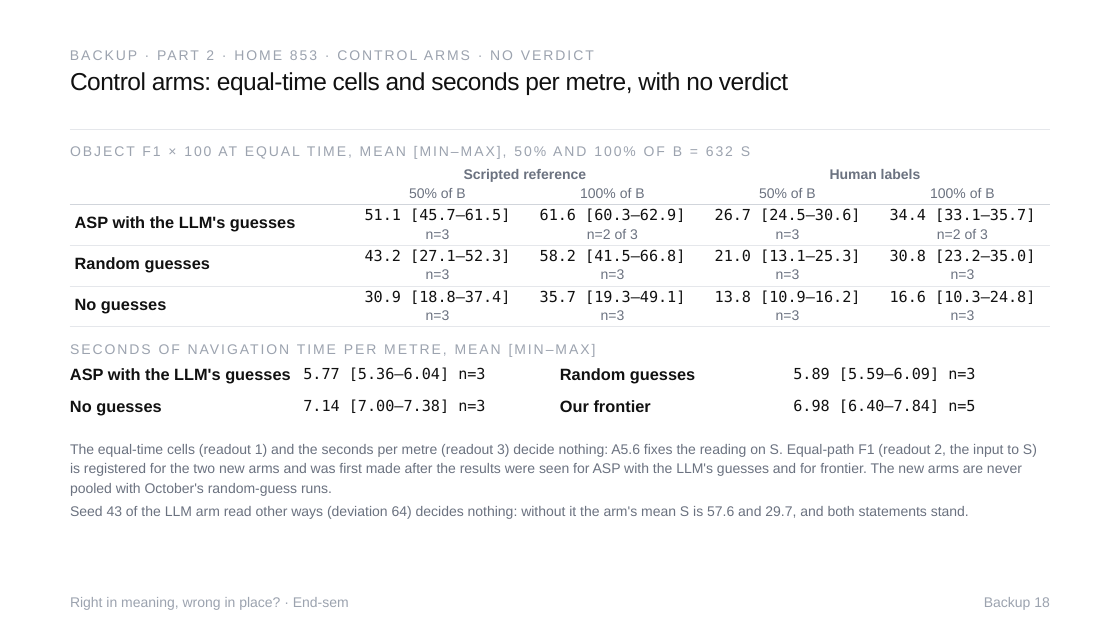
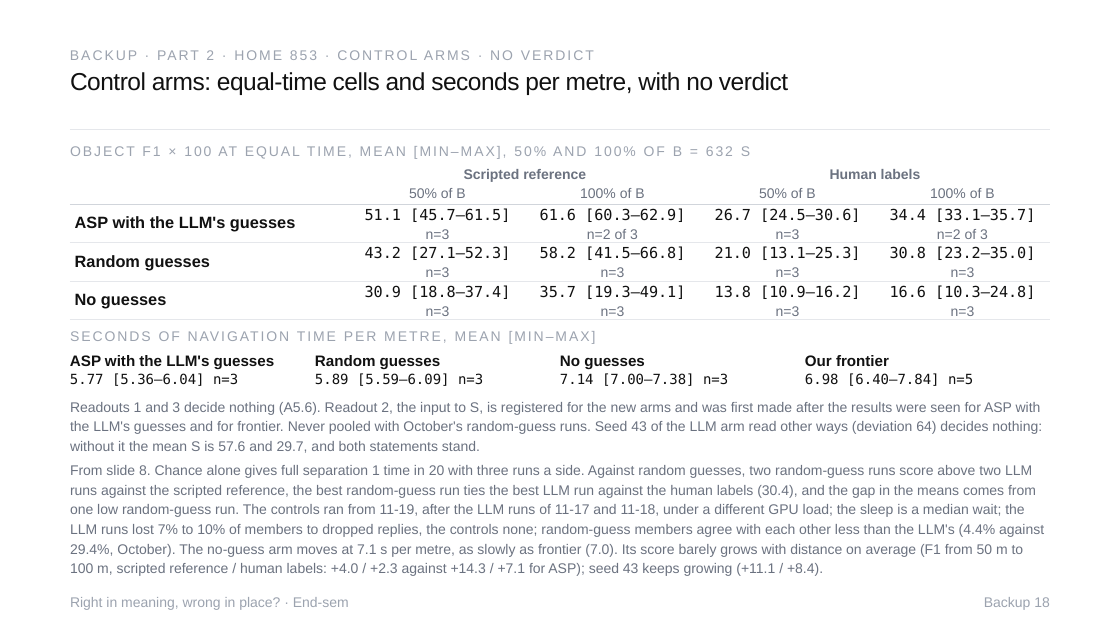
Before and after one commit to Sher110106/validity-aware-active-semantic-exploration, a slide deck: slide 38 of docs/endsem_2026-11/ASP_Endsem.pptx. Drawn at 1120x630 pixels with LibreOffice and Linux fonts; fonts in the diff are those of the drawing. Boxes give left, top, right and bottom in pixels: in the first picture for what was removed or moved away, otherwise in the second. Text is boxed around its words. In the diff, an @@ line names an element or a change of style, - is before the commit and + after.

```diff
--- a/docs/endsem_2026-11/ASP_Endsem.pptx
+++ b/docs/endsem_2026-11/ASP_Endsem.pptx
@@ 9 texts, 2 lines: place and size @@
-9 texts, 2 lines at box(70, 286, 1050, 327)
+9 texts, 2 lines at box(70, 281, 1050, 320)
@@ text "SECONDS OF NAVIGATION TIME PER ...": place and size @@
-text "SECONDS OF NAVIGATION TIME PER ..." at box(70, 341, 1050, 361)
+text "SECONDS OF NAVIGATION TIME PER ..." at box(70, 328, 1050, 348)
@@ text "ASP with the LLM's guesses": place and size @@
-text "ASP with the LLM's guesses" at box(70, 368, 290, 384)
+text "ASP with the LLM's guesses" at box(70, 355, 275, 369)
@@ text "Random guesses": place and size @@
-text "Random guesses" at box(560, 368, 695, 384)
+text "Random guesses" at box(315, 355, 441, 369)
@@ text "No guesses": place and size @@
-text "No guesses" at box(70, 400, 161, 416)
+text "No guesses" at box(560, 355, 645, 370)
@@ size 14 to 13 pt; line spacing 16.8pt to 15.6pt in 4 elements at box(70, 355, 275, 369), box(315, 355, 441, 369), box(560, 355, 645, 370), box(805, 355, 889, 366) @@
@@ text "Our frontier": place and size @@
-text "Our frontier" at box(560, 400, 651, 412)
+text "Our frontier" at box(805, 355, 889, 366)
@@ text "5.77 [5.36–6.04] n=3": place and size @@
-text "5.77 [5.36–6.04] n=3" at box(303, 367, 485, 381)
+text "5.77 [5.36–6.04] n=3" at box(70, 373, 238, 386)
@@ text "5.89 [5.59–6.09] n=3": place and size @@
-text "5.89 [5.59–6.09] n=3" at box(793, 367, 975, 381)
+text "5.89 [5.59–6.09] n=3" at box(315, 373, 483, 386)
@@ size 13 to 12 pt; line spacing 15.6pt to 14.4pt in 4 elements at box(805, 373, 973, 386), box(70, 373, 238, 386), box(315, 373, 483, 386), box(560, 373, 728, 386) @@
@@ text "7.14 [7.00–7.38] n=3": place and size @@
-text "7.14 [7.00–7.38] n=3" at box(303, 399, 485, 413)
+text "7.14 [7.00–7.38] n=3" at box(560, 373, 728, 386)
@@ text "6.98 [6.40–7.84] n=5": place and size @@
-text "6.98 [6.40–7.84] n=5" at box(793, 399, 975, 413)
+text "6.98 [6.40–7.84] n=5" at box(805, 373, 973, 386)
@@ text at box(70, 402, 1042, 453): text changed @@
-The equal-time cells (readout 1) and the seconds per metre (readout 3) decide nothing: A5.6 fixes the reading on S. Equal-path F1 (readout 2, the input to S) is registered for the two new arms and was first made after the results were seen for ASP with the LLM's guesses and for frontier. The new arms are never pooled with October's random-guess runs.
+Readouts 1 and 3 decide nothing (A5.6). Readout 2, the input to S, is registered for the new arms and was first made after the results were seen for ASP with the LLM's guesses and for frontier. Never pooled with October's random-guess runs. Seed 43 of the LLM arm read other ways (deviation 64) decides nothing: without it the mean S is 57.6 and 29.7, and both statements stand.
@@ text at box(70, 465, 1044, 576): text changed @@
-Seed 43 of the LLM arm read other ways (deviation 64) decides nothing: without it the arm's mean S is 57.6 and 29.7, and both statements stand.
+From slide 8. Chance alone gives full separation 1 time in 20 with three runs a side. Against random guesses, two random-guess runs score above two LLM runs against the scripted reference, the best random-guess run ties the best LLM run against the human labels (30.4), and the gap in the means comes from one low random-guess run. The controls ran from 11-19, after the LLM runs of 11-17 and 11-18, under a different GPU load; the sleep is a median wait; the LLM runs lost 7% to 10% of members to dropped replies, the controls none; random-guess members agree with each other less than the LLM's (4.4% against 29.4%, October). The no-guess arm moves at 7.1 s per metre, as slowly as frontier (7.0). Its score barely grows with distance on average (F1 from 50 m to 100 m, scripted reference / human labels: +4.0 / +2.3 against +14.3 / +7.1 for ASP); seed 43 keeps growing (+11.1 / +8.4).
```
Also in this commit, not shown: 5 other slides changed, 8 other files.
